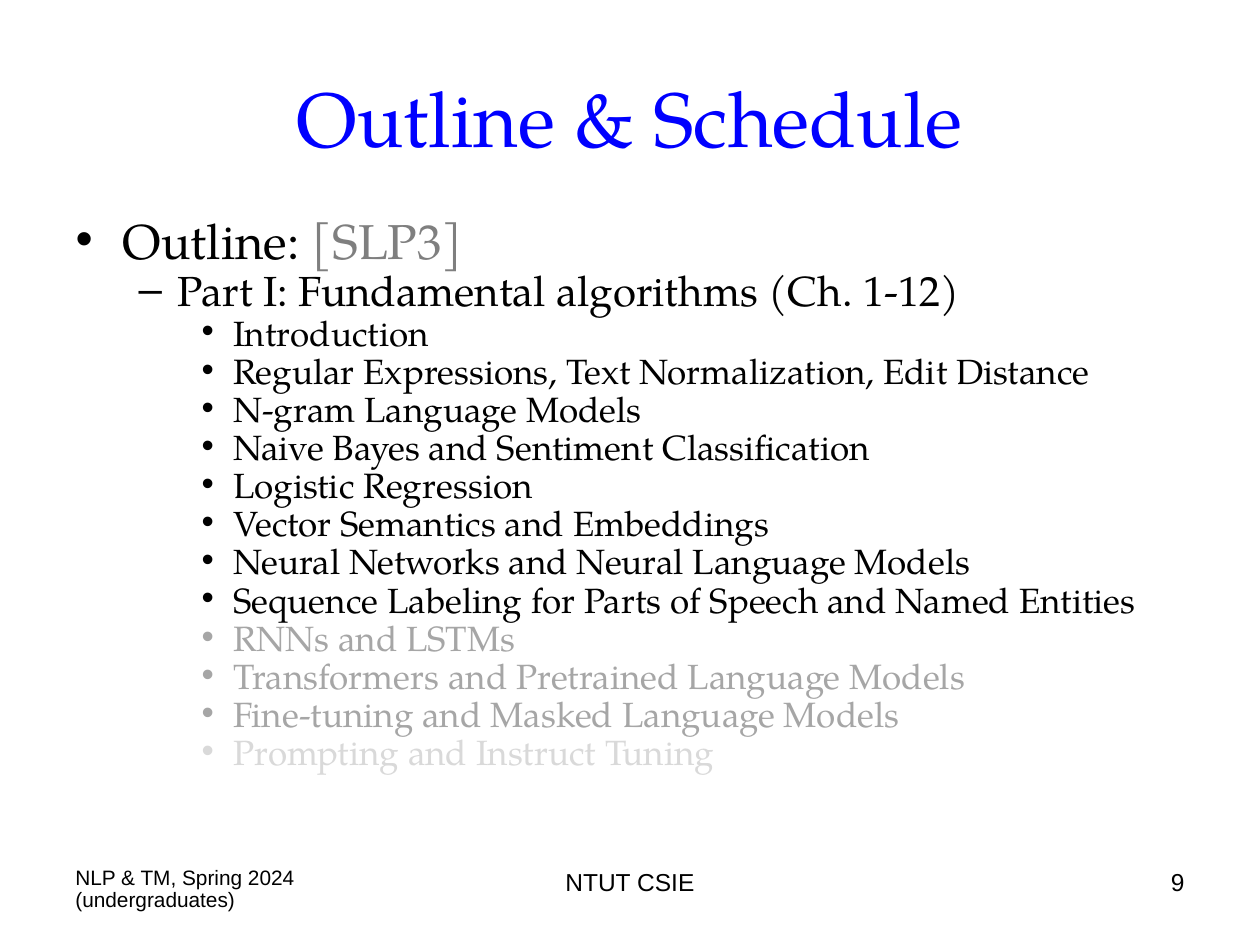
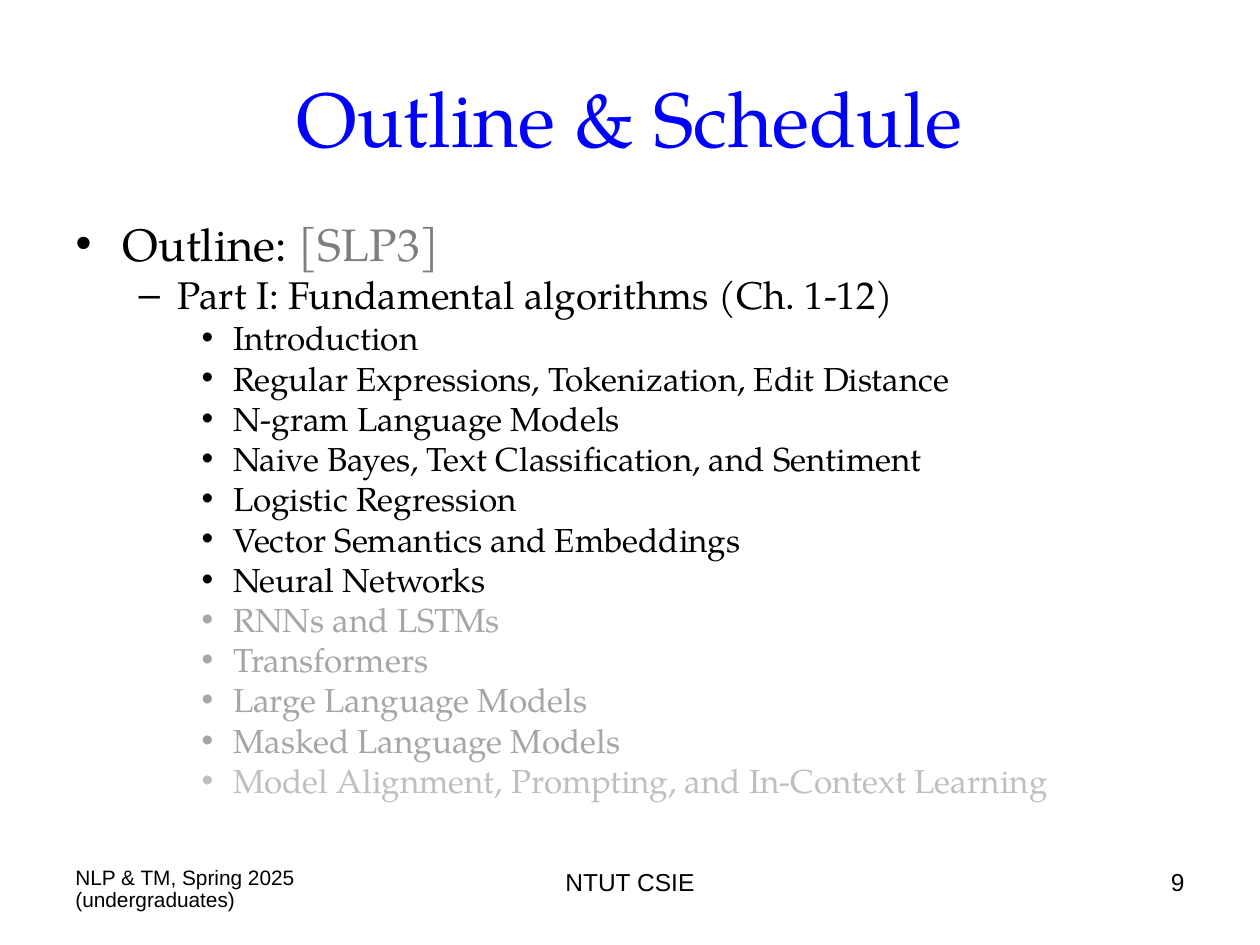
Before and after one commit to chriswjh/chriswjh.github.io, a slide deck: slide 9 of NLP_TM/00-Overview.ppt. Drawn at 1260x945 pixels with LibreOffice and Linux fonts; fonts in the diff are those of the drawing. Boxes give left, top, right and bottom in pixels: in the first picture for what was removed or moved away, otherwise in the second. Text is boxed around its words. In the diff, an @@ line names an element or a change of style, - is before the commit and + after.

```diff
--- a/NLP_TM/00-Overview.ppt
+++ b/NLP_TM/00-Overview.ppt
@@ text at (123, 227, 893, 633): size 28 to 26 pt in "Outline: [SLP3]"; size 24 to 22 pt in "Part I: Fundamental algorithms (Ch. 1-12)"; size 20 to 19 pt in "Introduction", "N-gram Language Models", "Logistic Regression", "Vector Semantics and Embeddings" and 1 more places; line spacing 0.7 to 0.8 @@
@@ text at (233, 367, 949, 401): text changed; size 20 to 19 pt @@
-    • Regular Expressions, Text Normalization, Edit Distance
+    • Regular Expressions, Tokenization, Edit Distance
@@ text at (233, 436, 921, 481): text changed; size 20 to 19 pt @@
-    • Naive Bayes and Sentiment Classification
+    • Naive Bayes, Text Classification, and Sentiment
@@ text at (233, 568, 486, 593): text changed; size 20 to 19 pt @@
-    • Neural Networks and Neural Language Models
-    • Sequence Labeling for Parts of Speech and Named Entities
+    • Neural Networks
@@ text at (233, 648, 1048, 802): text changed; size 20 to 19 pt @@
-    • Transformers and Pretrained Language Models
-    • Fine-tuning and Masked Language Models
-    • Prompting and Instruct Tuning
+    • Transformers
+    • Large Language Models
+    • Masked Language Models
+    • Model Alignment, Prompting, and In-Context Learning
@@ text at (75, 870, 294, 912): text changed @@
-NLP & TM, Spring 2024 (undergraduates)
+NLP & TM, Spring 2025 (undergraduates)
```
Also in this commit, not shown: 45 other slides changed.
